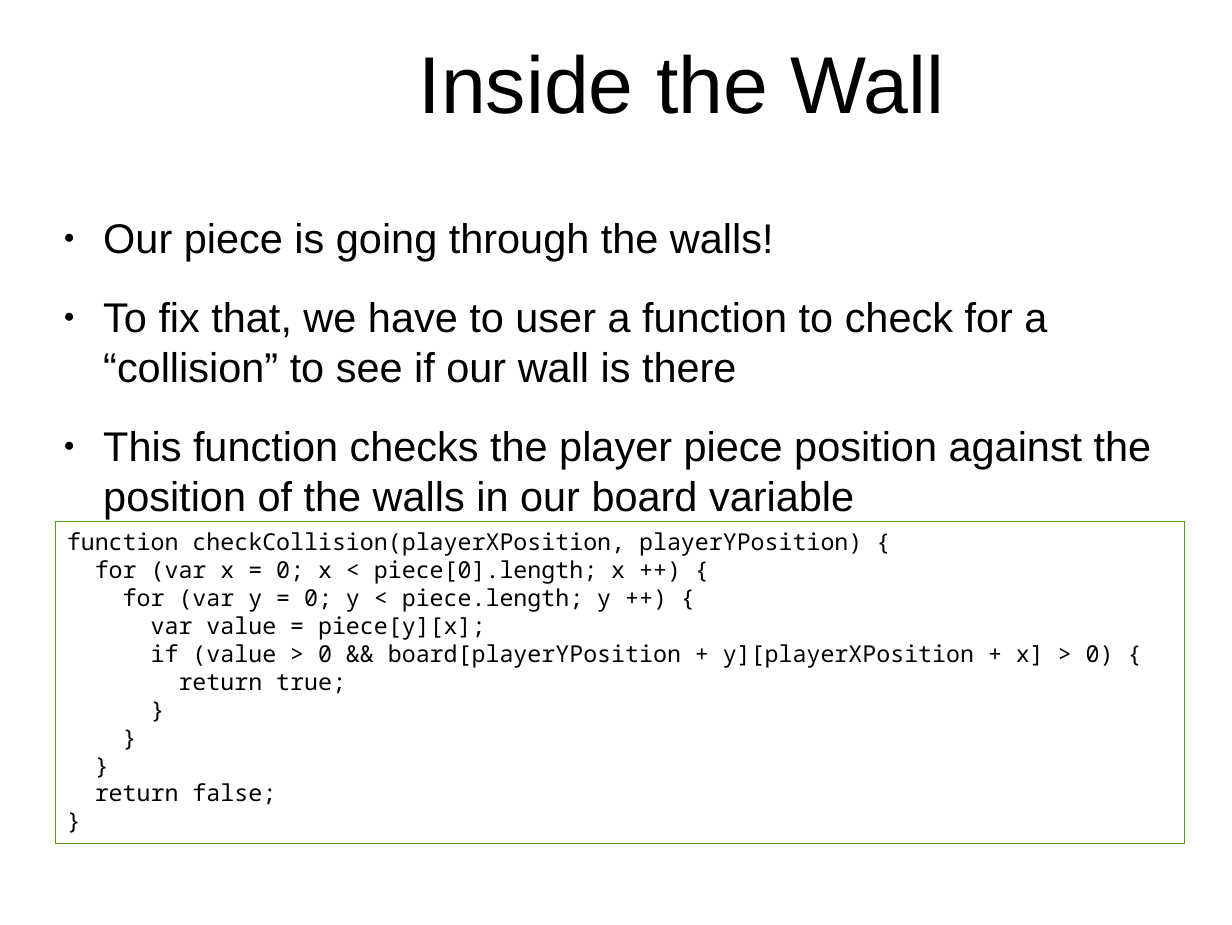
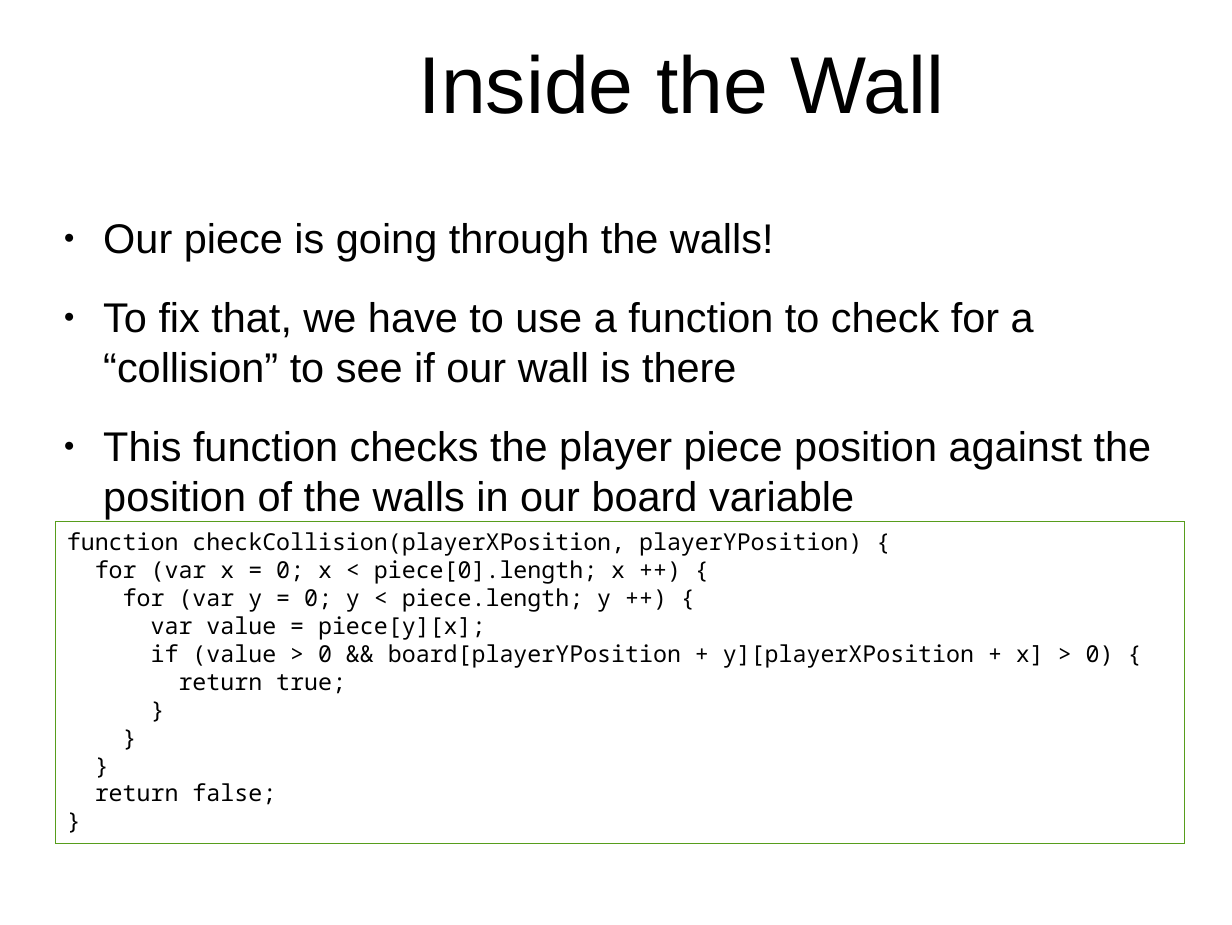
Before and after one commit to originalgrego/Webtris, a slide deck: slide 24 of Webtris - Explorathon 2019.odp. Drawn at 1232x925 pixels with LibreOffice and Linux fonts; fonts in the diff are those of the drawing; background and template pictures are left out. Boxes give left, top, right and bottom in pixels: in the first picture for what was removed or moved away, otherwise in the second. Text is boxed around its words. In the diff, an @@ line names an element or a change of style, - is before the commit and + after.

Commit message:
Correcting some typos in the presentation

```diff
--- a/Webtris - Explorathon 2019.odp
+++ b/Webtris - Explorathon 2019.odp
@@ text at (x1=103, y1=302, x2=1034, y2=383): text changed @@
-● To fix that, we have to user a function to check for a “collision” to see if our wall is there
+● To fix that, we have to use a function to check for a “collision” to see if our wall is there
```
Also in this commit, not shown: 1 other slide changed.
